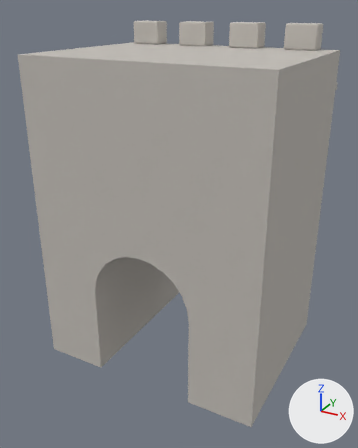
An edit to the glTF model assets/models/castle/gatehouse.glb, drawn before and after from the same camera.
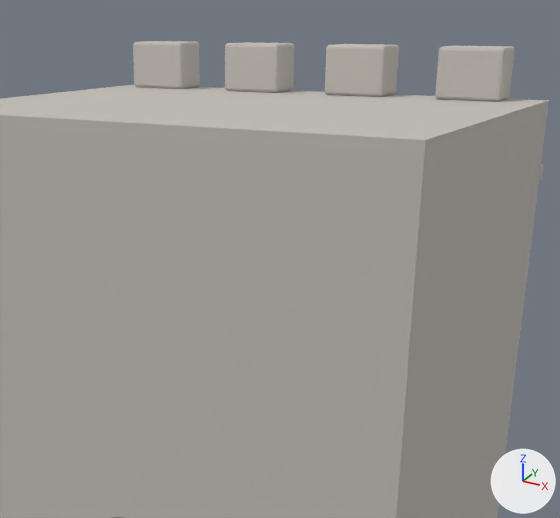
There are two pictures of each version: one whole from a 50 mm lens placed at (8.58, -16.16, 13.47), pointed at (-0.11, -0.36, 5.57), one close up on the part from 19% to 97% of the width and 0% to 58% of the height. The lights are fixed; the arrows at lower right show +X, +Y and +Z. The older version's two pictures come first. Vertices at exactly the same position are counted once.

In view in the first close-up: 'gatehouse'.
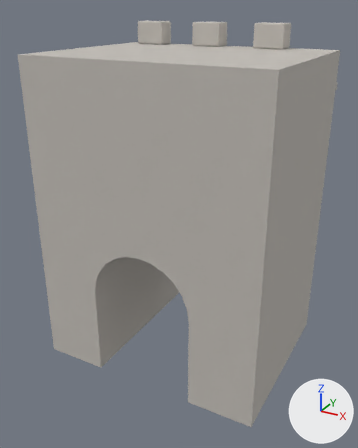
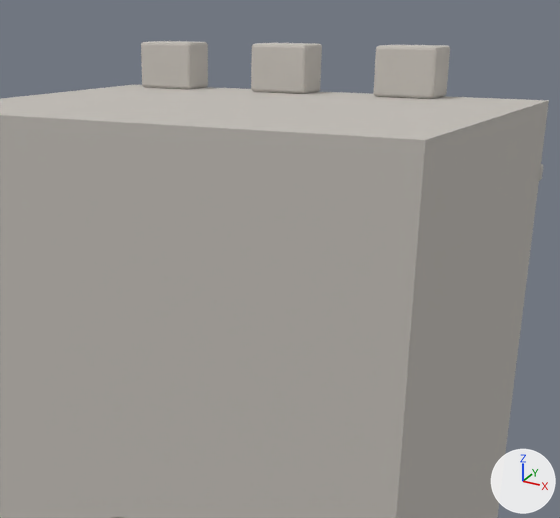
Pixel boxes (x1, y1, x2, y2) of what changed, in the close-ups (560 x 518 px; the box of a moved part takes in the faces that stretch with it):
```json
{"part": 1, "of": "me_cube", "change": "moved or reshaped", "before": [133, 41, 200, 89], "after": [141, 41, 208, 89]}
{"part": 2, "of": "me_cube", "change": "moved or reshaped", "before": [225, 42, 294, 93], "after": [251, 43, 322, 94]}
{"part": 3, "of": "me_cube", "change": "moved or reshaped", "before": [325, 44, 399, 97], "after": [373, 45, 450, 99]}
{"part": 4, "of": "me_cube", "change": "deleted", "before": [435, 46, 515, 102]}
```

Scene script edits in JSON lines:
```json
{"block": "me_cube", "where": "# used by ob_gatehouse; location = (0.0, 0.0, 0.0)"}
{"op": "remove", "block": "me_cube", "code": "me_cube.from_pydata(...)  # 766 vertices, 1476 faces; spans x -4.5..4.5, y -3.5..3.77, z 0.0..12.9"}
{"op": "add", "block": "me_cube", "code": "me_cube.from_pydata(...)  # 710 vertices, 1368 faces; spans x -4.5..4.5, y -3.5..3.77, z 0.0..12.9"}
{"block": "me_cube", "change": "me_cube part 1: the loose piece of 56 vertices spanning x -4.0..-2.8, y 2.7..3.5, z 12.0..12.9 is moved by (0.2, 0.0, 0.0)"}
{"block": "me_cube", "change": "me_cube part 2: the loose piece of 56 vertices spanning x -1.81..-0.59, y 2.69..3.51, z 12.0..12.9 is moved by (0.6, 0.0, 0.0)"}
{"block": "me_cube", "change": "me_cube part 3: the loose piece of 56 vertices spanning x 0.39..1.61, y 2.69..3.51, z 12.0..12.9 is moved by (1.0, 0.0, 0.0)"}
{"block": "me_cube", "change": "me_cube part 4: the loose piece of 56 vertices spanning x 2.6..3.8, y 2.69..3.51, z 12.0..12.9 is deleted"}
```
